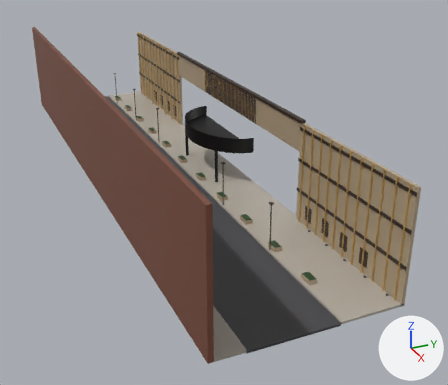
Before and after pictures for a commit that changed the glTF model www/bake/street.glb.
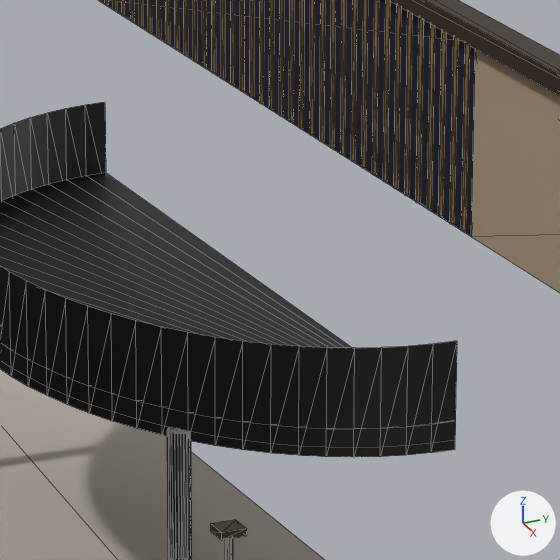
Each version appears first whole from a camera (50 mm lens) standing at (86.4, -58.0, 38.0) and looking at (6.2, -22.0, -2.1), and next in a close-up on the part from 43% to 60% of the width and 24% to 43% of the height. Arrows for +X, +Y and +Z are at lower right; the lights stay in place. The older version's two pictures come first. The close-ups show mesh edges as thin lines. Vertices at exactly the same position are counted once.

The scene before the commit, as lines of its bpy script (objects in view):
```python
me_street = bpy.data.meshes.new('street')
me_street.from_pydata(...)  # 1428 vertices, 2170 faces; spans x -48.0..44.0, y -40.6..-18.0, z -0.4..16.0
me_street.materials.append(mat_defaultmaterial)
ob_street = bpy.data.objects.new('street', me_street)
ob_street.location = (0.0, 0.0, 0.0)
```
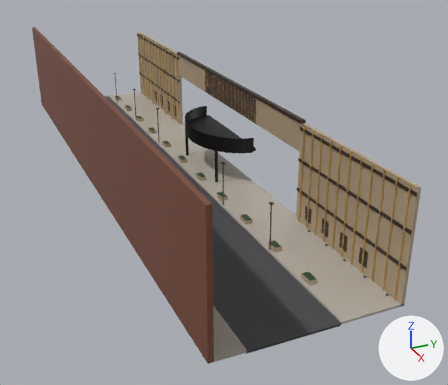
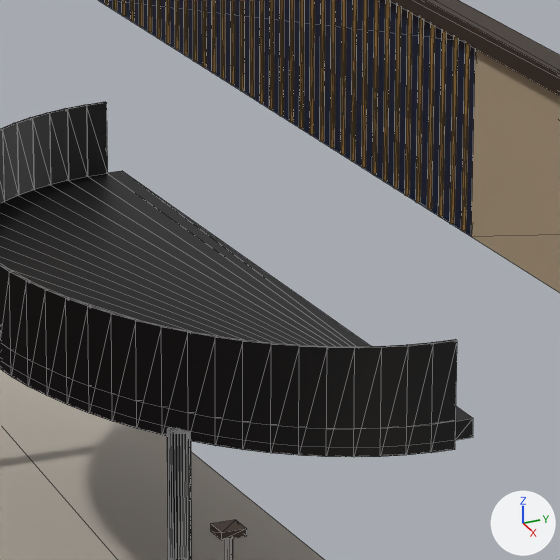
Location of each change, [x1, y1, x2, y2] in pixels of the close-ups (560 x 560 px):
part 1 of me_street, added: after [0, 102, 473, 475]

What changed in the scene script:
```text
Change me_street:
    used by ob_street; location = (0.0, 0.0, 0.0)
    remove me_street.from_pydata(...)  # 1428 vertices, 2170 faces; spans x -48.0..44.0, y -40.6..-18.0, z -0.4..16.0
    add me_street.from_pydata(...)  # 1752 vertices, 2502 faces; spans x -48.0..44.0, y -40.6..-18.0, z -0.4..16.0
    me_street part 1: 324 vertices added at x -9.0..9.0, y -24.9..-18.0, z 5.0..7.3
```
